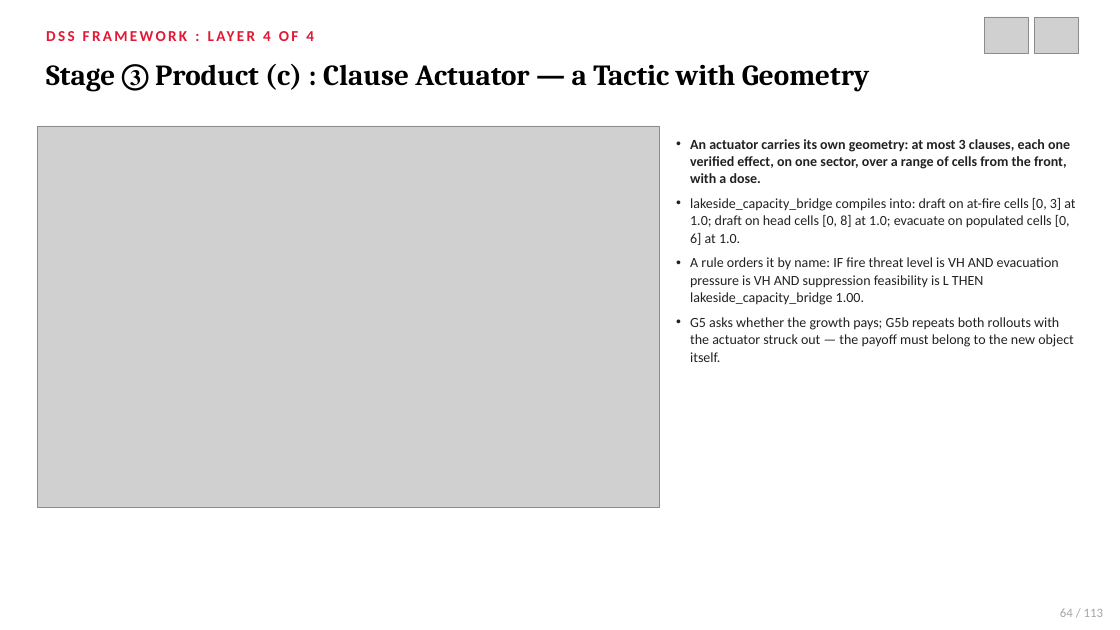
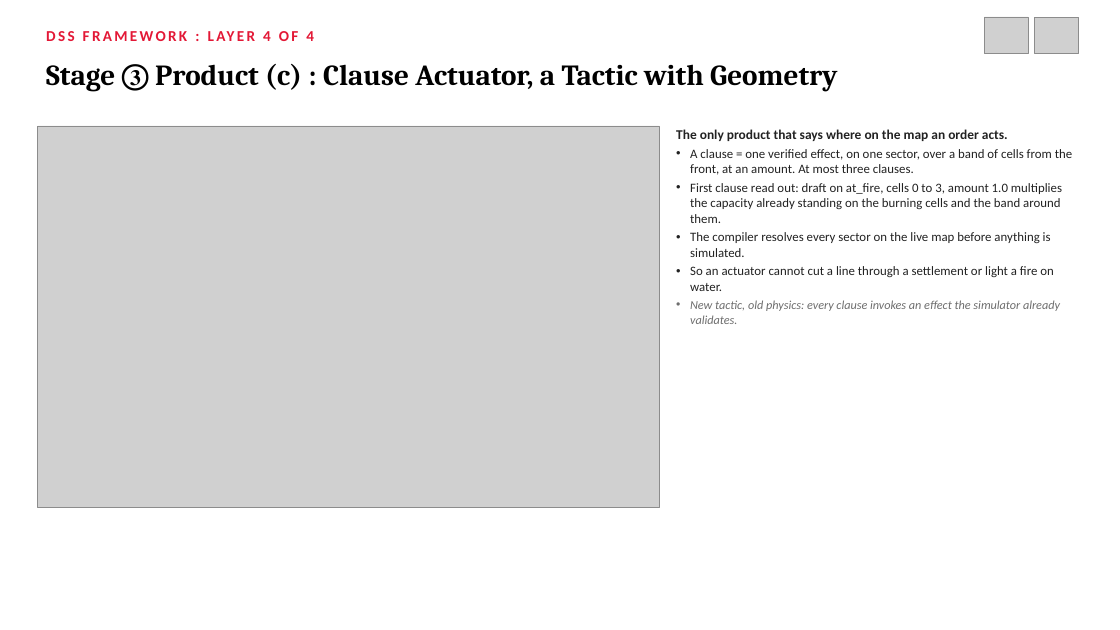
Before and after one commit to northwind13/Enhanced_DSS, a slide deck: slide 66 of 01_Thesis/DisasterAware_Presentation.pptx (slide 64 before the commit). Drawn at 1120x630 pixels with LibreOffice and Linux fonts; fonts in the diff are those of the drawing; grey boxes stand for pictures. Boxes give left, top, right and bottom in pixels: in the first picture for what was removed or moved away, otherwise in the second. Text is boxed around its words. In the diff, an @@ line names an element or a change of style, - is before the commit and + after.

```diff
--- a/01_Thesis/DisasterAware_Presentation.pptx
+++ b/01_Thesis/DisasterAware_Presentation.pptx
@@ text at <box>46,64,837,92</box>: text changed @@
-Stage ③ Product (c) : Clause Actuator — a Tactic with Geometry
+Stage ③ Product (c) : Clause Actuator, a Tactic with Geometry
@@ text at <box>676,129,1072,324</box>: text changed; size 12 to 11 pt @@
-• An actuator carries its own geometry: at most 3 clauses, each one verified effect, on one sector, over a range of cells from the front, with a dose.
-• lakeside_capacity_bridge compiles into: draft on at-fire cells [0, 3] at 1.0; draft on head cells [0, 8] at 1.0; evacuate on populated cells [0, 6] at 1.0.
-• A rule orders it by name: IF fire threat level is VH AND evacuation pressure is VH AND suppression feasibility is L THEN lakeside_capacity_bridge 1.00.
-• G5 asks whether the growth pays; G5b repeats both rollouts with the actuator struck out — the payoff must belong to the new object itself.
+The only product that says where on the map an order acts.
+• A clause = one verified effect, on one sector, over a band of cells from the front, at an amount. At most three clauses.
+• First clause read out: draft on at_fire, cells 0 to 3, amount 1.0 multiplies the capacity already standing on the burning cells and the band around them.
+• The compiler resolves every sector on the live map before anything is simulated.
+• So an actuator cannot cut a line through a settlement or light a fire on water.
+• New tactic, old physics: every clause invokes an effect the simulator already validates.
@@ text removed at <box>1060,608,1104,617</box> @@
-64 / 113
```
Also in this commit, not shown: 67 other slides changed, 20 slides added, 44 slides removed, 15 other files.
